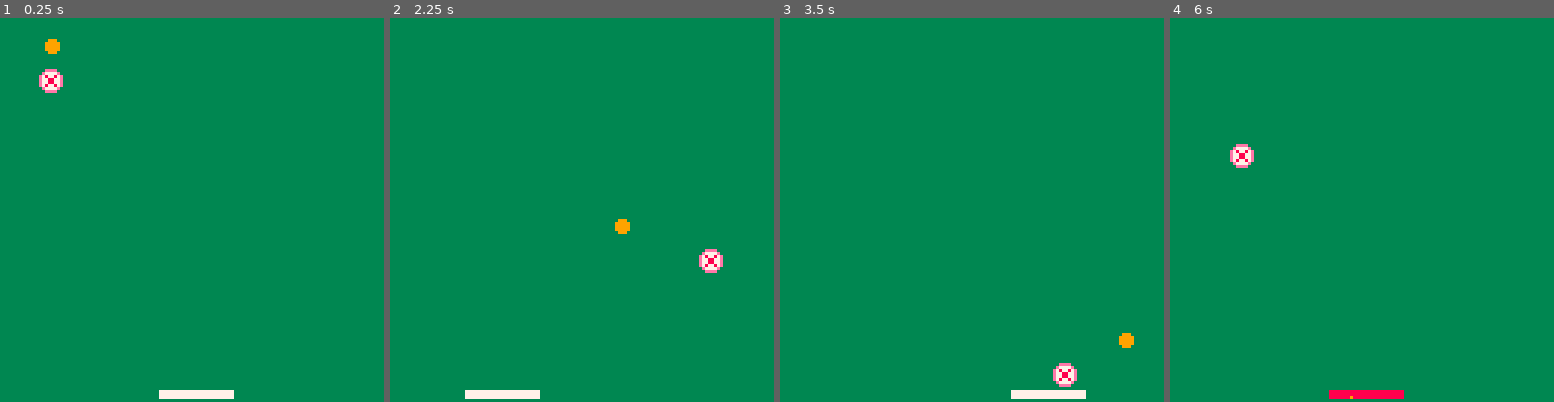
Above: before the commit, frames 1-4 (left to right).
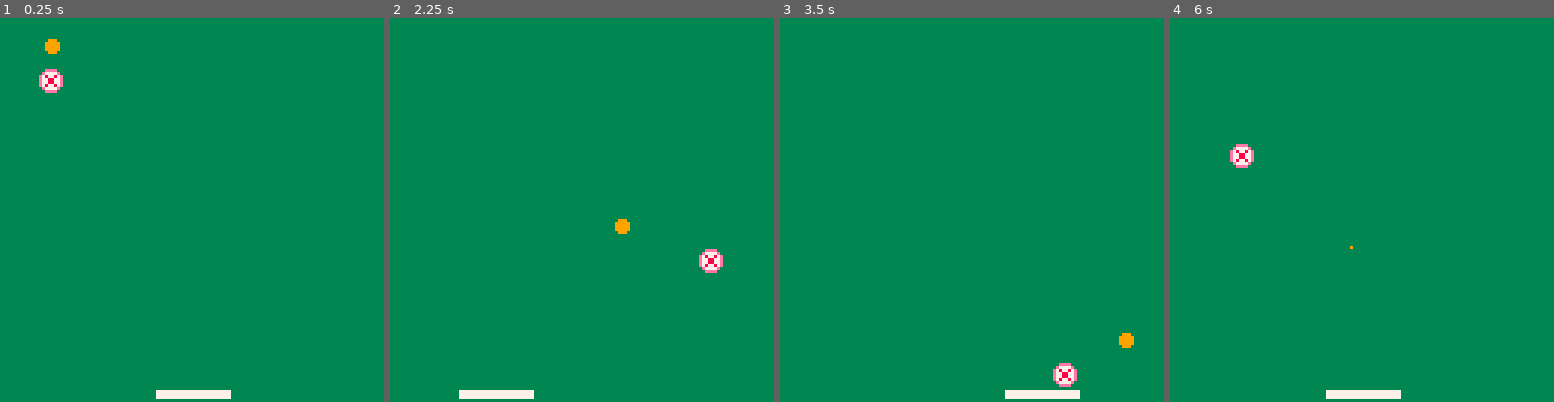
Above: after the commit, the same moments.

Repository: loathe-sum/Arithmebrick
Game: PICO-8 cartridge arithmebrickmain.p8
Two runs of this game, one before a commit and one after it. Both use one fixed random seed, a clock stepped at 60 frames per second and the inputs below.
Inputs:
- Up to frame 1 (0.25 s): no input
- Up to frame 2 (2.25 s): tap O (Z key) at 0.33, 0.7, 1.43, 2.22 s; tap X (X key) at 1.07, 2.07 s; hold Left from 1.97 s (still down)
- Up to frame 3 (3.5 s): release Left at 2.37 s; tap X (X key) every 0.33 s from 2.4 to 3.4 s; hold Down 2.42-2.82 s; hold Right from 2.87 s (still down); tap O (Z key) at 3.1 s
- Up to frame 4 (6 s): release Right at 3.53 s; hold Up 3.58-4.08 s; tap X (X key) every 0.33 s from 3.73 to 5.73 s; tap O (Z key) at 3.98, 4.87, 5.75 s; hold Right 4.13-4.53 s; hold Down 4.58-5.08 s; hold Left 5.13-5.8 s; hold Up from 5.85 s (still down)

The runs differ from the first frame. In frame 1, less than 0.1% of the frame differs, in the area x 40-61%, y 96-100%; in frame 2, less than 0.1%; in frame 3, less than 0.1%; in frame 4, 0.5%, in the area x 40-61%, y 59-100%.

Commit message:
Update arithmebrickmain.p8
clarify comments

Diff:
--- a/arithmebrickmain.p8
+++ b/arithmebrickmain.p8
@@ -4,6 +4,16 @@
 -- arithmebrick
 --github ID check - workDevice
 --github ID check - GitHubShell
+
+-- test include file
+-- need stable cloud drive
+-- folder for pico-8 and
+-- projects on there
+-- no longer worry about
+-- system to system issues
+
+-- include can suck my ass
+-- in pico pages instead
 
 function _init()
     cls(3)
@@ -209,9 +219,7 @@
     return true
 end
 -->8
--- main variables
-
--- declaration barf
+-- global variables
 
 -- tutorial ball
 
@@ -235,7 +243,7 @@
 -- pad rect
 
 pad_x=52
-pad_xs=1
+pad_xs=0
 pad_y=124
 pas_ys=1
 pad_w=24
